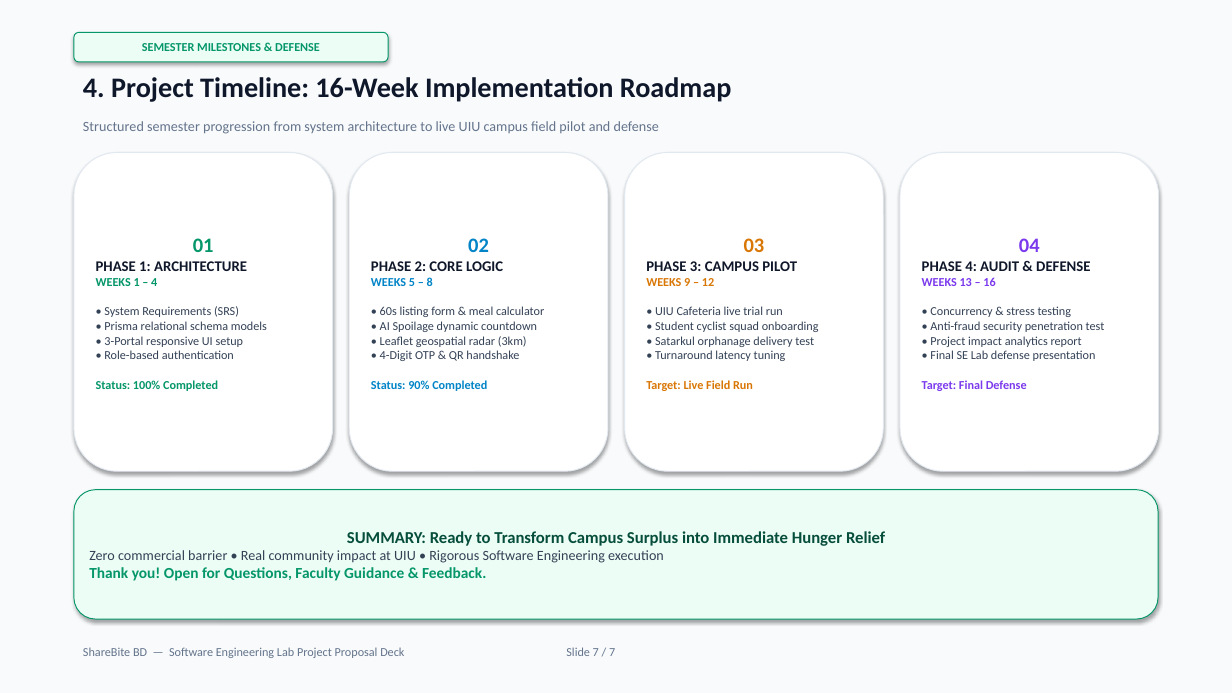
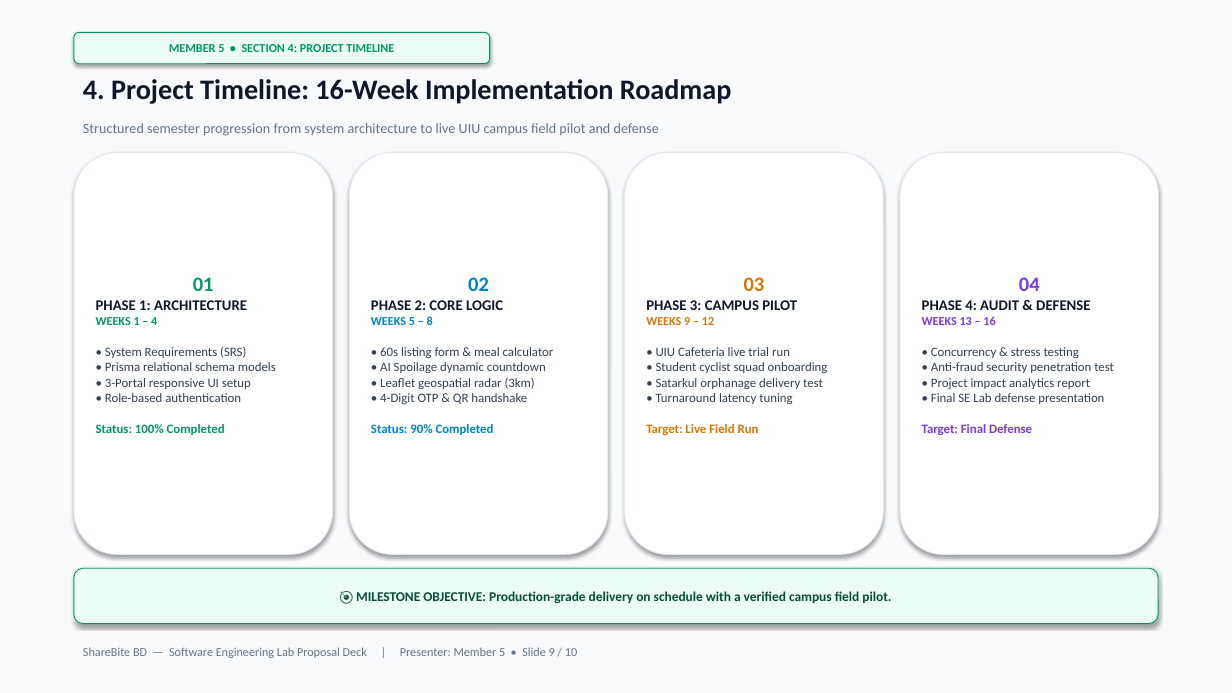
Before and after one commit to mahamudul-hasan7/shearbitebd, a slide deck: slide 9 of ShareBite_BD_SE_Lab_Presentation.pptx (slide 7 before the commit). Drawn at 1232x693 pixels with LibreOffice and Linux fonts; fonts in the diff are those of the drawing. Boxes give left, top, right and bottom in pixels: in the first picture for what was removed or moved away, otherwise in the second. Text is boxed around its words. In the diff, an @@ line names an element or a change of style, - is before the commit and + after.

```diff
--- a/ShareBite_BD_SE_Lab_Presentation.pptx
+++ b/ShareBite_BD_SE_Lab_Presentation.pptx
@@ rounded rectangle "MEMBER 5 • SECTION 4: ...": place and size @@
-rounded rectangle "MEMBER 5 • SECTION 4: ..." at (74,32,388,62)
+rounded rectangle "MEMBER 5 • SECTION 4: ..." at (74,32,490,64)
@@ text in rounded rectangle at (169,44,394,52): text changed @@
-SEMESTER MILESTONES & DEFENSE
+MEMBER 5 • SECTION 4: PROJECT TIMELINE
@@ rounded rectangle "01": place and size @@
-rounded rectangle "01" at (74,152,333,471)
+rounded rectangle "01" at (74,152,333,555)
@@ rounded rectangle "02": place and size @@
-rounded rectangle "02" at (349,152,608,471)
+rounded rectangle "02" at (349,152,608,555)
@@ rounded rectangle "03": place and size @@
-rounded rectangle "03" at (625,152,884,471)
+rounded rectangle "03" at (625,152,884,555)
@@ rounded rectangle "04": place and size @@
-rounded rectangle "04" at (900,152,1159,471)
+rounded rectangle "04" at (900,152,1159,555)
@@ text in rounded rectangle at (96,347,276,435): size 9.5 to 10 pt in "• System Requirements (SRS) • Prisma relational ...", "Status: 100% Completed" @@
@@ text in rounded rectangle at (371,347,554,435): size 9.5 to 10 pt in "• 60s listing form & meal calculator ...", "Status: 90% Completed" @@
@@ text in rounded rectangle at (646,347,828,435): size 9.5 to 10 pt in "• UIU Cafeteria live trial run • ...", "Target: Live Field Run" @@
@@ text in rounded rectangle at (922,347,1114,435): size 9.5 to 10 pt in "• Concurrency & stress testing • Anti-fraud ...", "Target: Final Defense" @@
@@ rounded rectangle "🎯 MILESTONE OBJECTIVE: Production-grade delivery ...": place and size @@
-rounded rectangle "🎯 MILESTONE OBJECTIVE: Production-grade delivery ..." at (74,490,1158,619)
+rounded rectangle "🎯 MILESTONE OBJECTIVE: Production-grade delivery ..." at (74,568,1158,624)
@@ text in rounded rectangle at (356,591,891,604): text changed; size 11 to 10.5 pt; text colour #334155 to #064E3B @@
-SUMMARY: Ready to Transform Campus Surplus into Immediate Hunger Relief
-Zero commercial barrier • Real community impact at UIU • Rigorous Software Engineering execution
-Thank you! Open for Questions, Faculty Guidance & Feedback.
+🎯 MILESTONE OBJECTIVE: Production-grade delivery on schedule with a verified campus field pilot.
@@ text at (83,647,577,658): text changed @@
-ShareBite BD — Software Engineering Lab Project Proposal Deck Slide 7 / 7
+ShareBite BD — Software Engineering Lab Proposal Deck | Presenter: Member 5 • Slide 9 / 10
```
Also in this commit, not shown: 4 other slides changed, 5 slides added, 2 slides removed, 4 other files.
